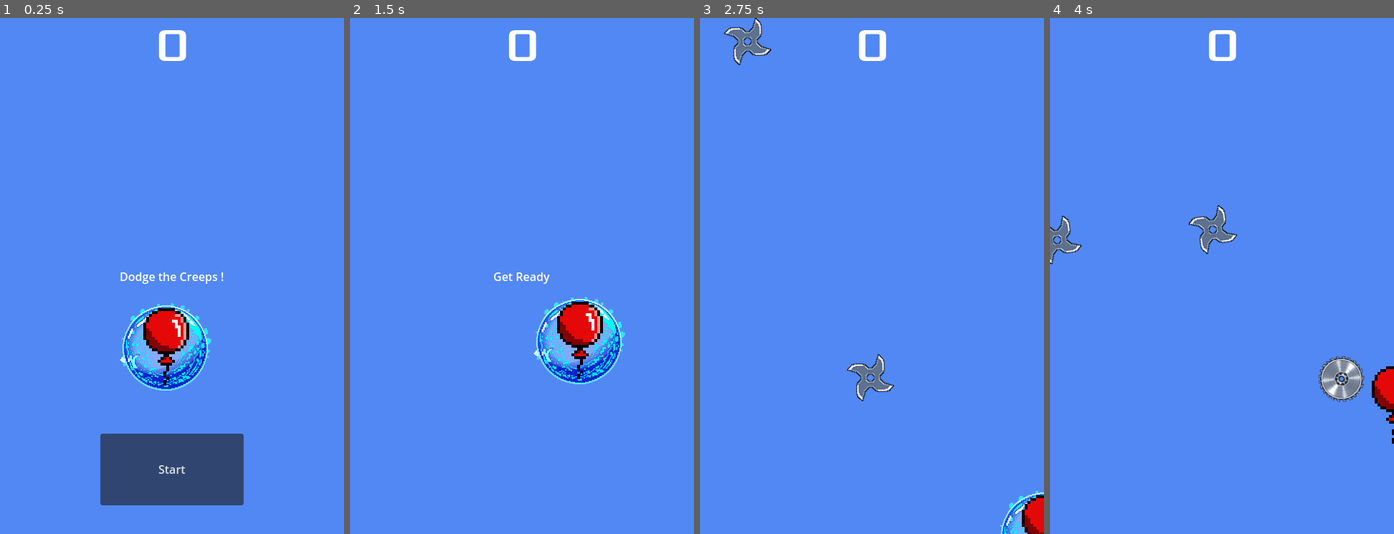
Above: before the commit, frames 1-4 (left to right).
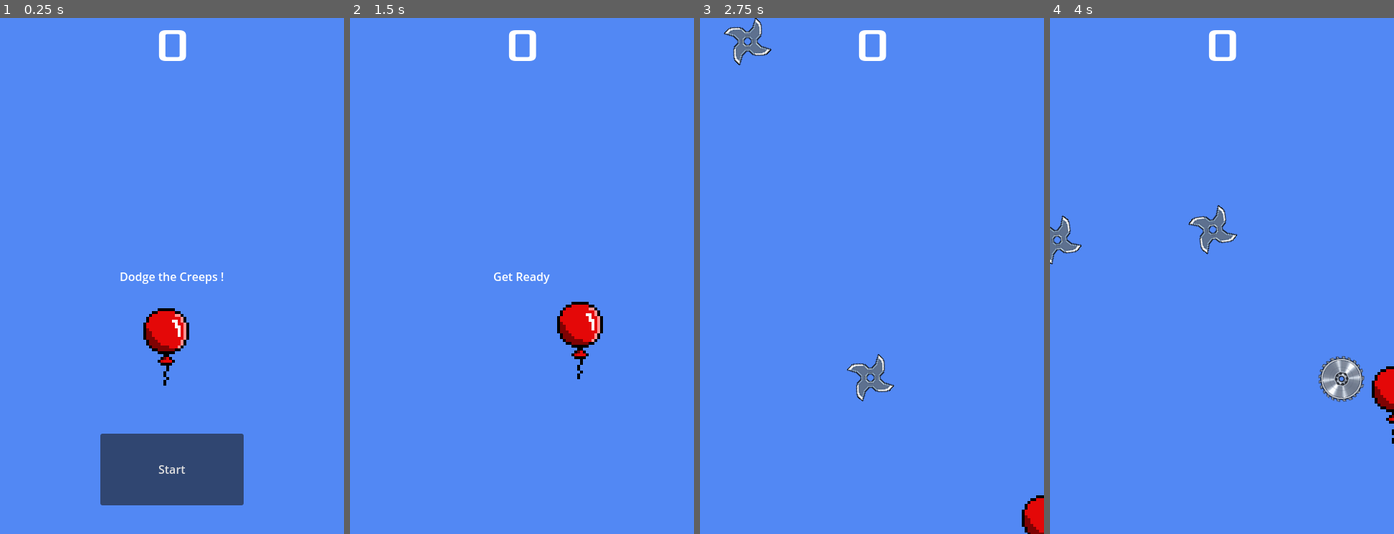
Above: after the commit, the same moments.

Repository: Turik556/First2D
Game: Godot game, scene res://Scenes/main.tscn
The game is run twice, just before and just after one commit, with the same random seed, the same clock (stepped at 60 frames per second) and the same inputs.
Inputs:
- Up to frame 1 (0.25 s): no input
- Up to frame 2 (1.5 s): click "Start" at 0.5 s; tap Enter at 1.25 s; hold D (move_right) from 1.28 s (still down)
- Up to frame 3 (2.75 s): release D (move_right) at 2.03 s; hold S (move_down) from 2.03 s (still down)
- Up to frame 4 (4 s): release S (move_down) at 2.78 s; hold D (move_right) 2.78-3.53 s; hold W (move_up) from 3.53 s (still down)

The runs differ from the first frame. In frame 1, 2.1% of the frame differs, in the area x 34-62%, y 55-73%; in frame 2, 2.1%; in frame 3, 0.4%; in frame 4, nothing differs.

Commit message:
add shield

Diff:
--- a/Scenes/Enemys/mob.tscn
+++ b/Scenes/Enemys/mob.tscn
@@ -48,11 +48,11 @@
 
 [node name="Mob" type="RigidBody2D"]
 rotation = 6.28319
-collision_layer = 3
+collision_layer = 2
 collision_mask = 0
 gravity_scale = 0.0
 script = ExtResource("1_ccvon")
-metadata/type = "Enemy"
+metadata/type = "enemy"
 
 [node name="Sprite2D" type="Sprite2D" parent="."]
 texture = ExtResource("2_6pwmh")
--- a/Scenes/Player.tscn
+++ b/Scenes/Player.tscn
@@ -30,6 +30,7 @@
 
 [node name="Player" type="Area2D"]
 position = Vector2(231, 459)
+collision_mask = 2
 script = ExtResource("1_y0ten")
 metadata/_edit_group_ = true
 
@@ -66,6 +67,7 @@
 
 [node name="Shield" parent="." instance=ExtResource("4_gn1bt")]
 show_behind_parent = true
+position = Vector2(2, -17)
 
 [connection signal="body_entered" from="." to="." method="_on_body_entered"]
 [connection signal="finished" from="CPUParticles2D" to="." method="_on_cpu_particles_2d_finished"]
--- a/Scenes/item.tscn
+++ b/Scenes/item.tscn
@@ -7,6 +7,7 @@
 radius = 1.70294e+06
 
 [node name="Item" type="RigidBody2D"]
+collision_layer = 2
 collision_mask = 0
 gravity_scale = 0.5
 script = ExtResource("1_rj2pc")
--- a/Scenes/shield_component.gd
+++ b/Scenes/shield_component.gd
@@ -1,6 +1,5 @@
 extends Area2D
-
-
+var is_able:bool = true
 # Called when the node enters the scene tree for the first time.
 func _ready() -> void:
 	pass # Replace with function body.
@@ -10,9 +9,23 @@
 func _process(delta: float) -> void:
 	pass
 
+func _on_body_entered(body: Node) -> void:
+	if body.get_meta("type") == "enemy":
+		body.die()
+		queue_free()
+	pass # Replace with function body.
 
-func _on_body_entered(body: Node) -> void:
-	print(body.name)
-	queue_free()
-
-	pass # Replace with function body.
+func disable():
+	if is_able == true:
+		monitoring = false
+		visible = false
+		is_able = false
+	pass
+func enable():
+	if is_able == true:
+		pass
+	else:
+		monitoring = true
+		visible = true
+		is_able = true
+	pass
--- a/scripts/player.gd
+++ b/scripts/player.gd
@@ -8,6 +8,7 @@
 func _ready() -> void:
 	change_size("initial")
 	screen_size = get_viewport_rect().size
+	$Shield.disable()
 	pass # Replace with function body.
 
 # Called every frame. 'delta' is the elapsed time since the previous frame.
@@ -38,7 +39,7 @@
 func _on_body_entered(body: Node2D) -> void:
 	if body.has_meta("type"):
 		var body_type = body.get_meta("type")
-		if body_type =="Enemy":
+		if body_type =="enemy":
 			die();
 		elif body_type == "Item":
 			$ItemQueue.add_to_interact_queue(body)
@@ -52,7 +53,6 @@
 	$AnimatedSprite2D.show()
 
 func _on_cpu_particles_2d_finished() -> void:
-	$CPUParticles2D.queue_free()
 	pass # Replace with function body.
 
 func die():
@@ -72,10 +72,11 @@
 		$ItemQueue/ChangeSizeTimer.start()
 		change_size("bigger")
 	elif body.item_name == "shield":
-		$Shield.visible = true
-		body.function()
+		$Shield.enable()
+
 
 	$ItemQueue.add_to_interact_queue(body)
+	body.function()
 	pass
 
 func change_size(value:String):
